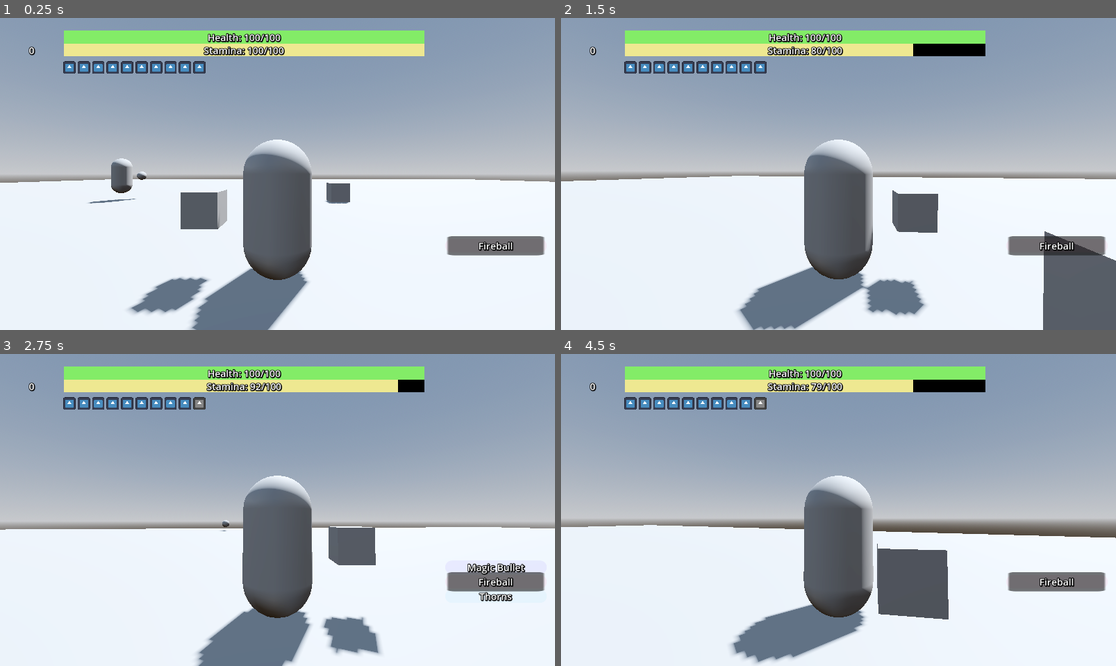
Above: before the commit, frames 1-4 (two rows, left to right).
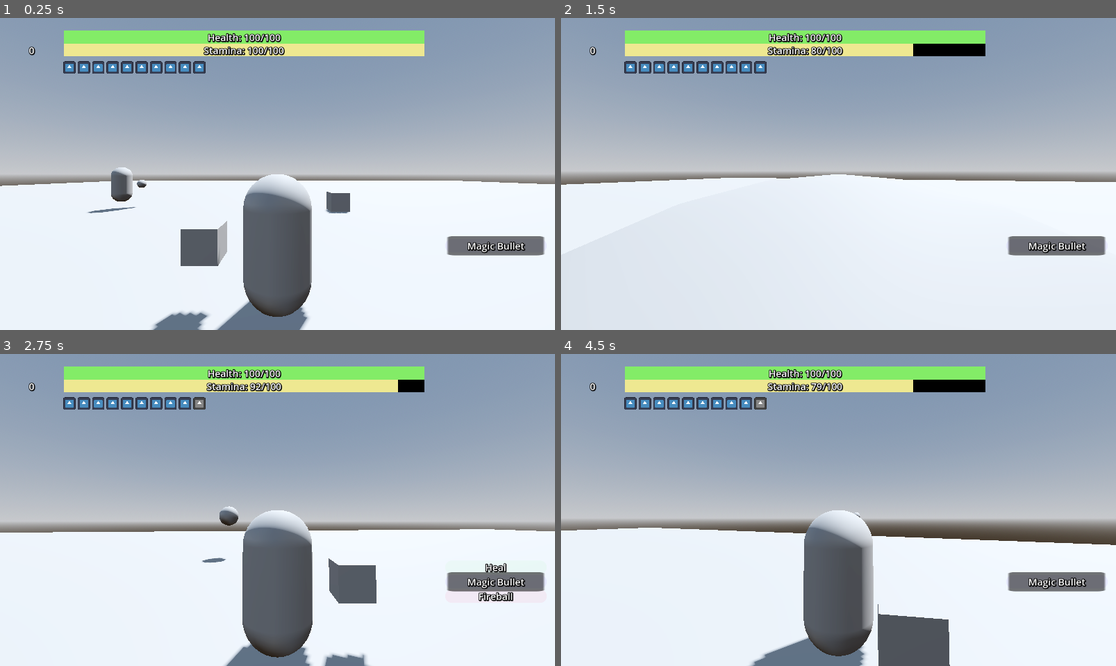
Above: after the commit, the same moments.

Repository: jalvarez2016/Crow-Shrine
Game: Godot game, scene res://World.tscn
The game is run twice, just before and just after one commit, with the same random seed, the same clock (stepped at 60 frames per second) and the same inputs. The project has no main scene, so this scene is started directly. The engine's default icon, where the game draws it, is replaced by a stand-in: a white triangle on a blue panel in a dark square.
Inputs (mouse positions are in pixels of both pictures, inside the frame that each line leads up to):
- Up to frame 1 (0.25 s): no input
- Up to frame 2 (1.5 s): tap Enter at 0.5 s; move the mouse to (866, 174) at 0.52 s; hold Tab (select) 0.53-1.28 s; hold W (forward) from 0.53 s (still down); tap Space (jump) at 0.77 s; move the mouse to (810, 174) at 1.27 s; tap Ctrl (dodge) at 1.35 s
- Up to frame 3 (2.75 s): keep holding W (forward); tap Space (jump) at 1.52 s; tap Tab (select) at 1.55 s; move the mouse to (288, 503) at 2.02 s; hold Tab (select) from 2.03 s (still down); tap V (magic) at 2.1 s
- Up to frame 4 (4.5 s): keep holding W (forward); move the mouse to (832, 516) at 2.77 s; release Tab (select) at 2.78 s; tap Tab (select) at 2.85, 3.8 s; tap Space (jump) at 3.02, 3.77 s; move the mouse to (877, 513) at 3.52 s; hold Shift (sprint) 3.53-4.28 s; move the mouse to (794, 506) at 4.27 s; click (794, 506) at 4.35 s

The runs differ from the first frame. In frame 1, 9.7% of the frame differs, in the area x 0-100%, y 38-100%; in frame 2, 14%; in frame 3, 9.7%; in frame 4, 12%.

Commit message:
fix aiming and remove 4th spell

Diff:
--- /dev/null
+++ b/Player/Aim.gd
@@ -0,0 +1,11 @@
+extends Node3D
+
+@export var mouse_sensetivity := 0.005
+
+func _unhandled_input(event: InputEvent):
+	if event is InputEventMouseMotion:
+		rotation.x -= event.relative.y * mouse_sensetivity
+		rotation.x = clamp(rotation.x, deg_to_rad(-90), deg_to_rad(50))
+
+		rotation.y -= event.relative.x * mouse_sensetivity
+		rotation.y = wrapf(rotation.y, -PI, PI)
--- a/Player/Managers/SpellManager.gd
+++ b/Player/Managers/SpellManager.gd
@@ -1,7 +1,7 @@
 extends Node
 class_name Spell_Manager
 
-var selected_spell : int = 2
+var selected_spell : int = 1
 var changing_spell : bool = false
 
 @export var spell_bullet_manager: Bullet_Manager
@@ -9,13 +9,12 @@
 @export var spell1 : Node2D
 @export var spell2 : Node2D
 @export var spell3 : Node2D
-@export var spell4 : Node2D
 
 @export var slot_position1: Marker2D
 @export var slot_position2: Marker2D
 @export var slot_position3: Marker2D
 
-@onready var spells:= [spell1, spell2, spell3, spell4]
+@onready var spells:= [spell1, spell2, spell3]
 
 
 func cast_spell():
--- a/Player/Player.tscn
+++ b/Player/Player.tscn
@@ -1,8 +1,9 @@
-[gd_scene load_steps=26 format=3 uid="uid://nat143ct32bk"]
+[gd_scene load_steps=27 format=3 uid="uid://nat143ct32bk"]
 
 [ext_resource type="Script" path="res://Player/PlayerManager.gd" id="1_80koi"]
 [ext_resource type="Script" path="res://Player/Camera.gd" id="2_8ebgi"]
 [ext_resource type="Script" path="res://Player/Weapons/BaseWeapon.gd" id="2_gkliq"]
+[ext_resource type="Script" path="res://Player/Aim.gd" id="2_ml8bj"]
 [ext_resource type="Script" path="res://Player/UI/PlayerUIManager.gd" id="3_65a8l"]
 [ext_resource type="PackedScene" uid="uid://dtwpcxa2aregb" path="res://Player/ProgressBars/Bar.tscn" id="4_7rtrq"]
 [ext_resource type="LabelSettings" uid="uid://t72nuuri0je5" path="res://Player/ProgressBars/BarText.tres" id="5_optwe"]
@@ -195,11 +196,15 @@
 "": SubResource("AnimationLibrary_a13af")
 }
 
-[node name="SpellSpawnPosition" type="Marker3D" parent="MeshInstance3D"]
-transform = Transform3D(1, 0, 0, 0, 1, 0, 0, 0, 1, 0, 0, 2.04587)
+[node name="Aim" type="Node3D" parent="."]
+transform = Transform3D(1, 0, 0, 0, 1, 0, 0, 0, 1, 0, 1, 0)
+script = ExtResource("2_ml8bj")
+
+[node name="SpellSpawnPosition" type="Marker3D" parent="Aim"]
+transform = Transform3D(1, 0, 0, 0, 1, 0, 0, 0, 1, 0, 0, -2)
 
 [node name="Head" type="Node3D" parent="."]
-transform = Transform3D(1, 0, 0, 0, 1, 0, 0, 0, 1, 0, 0.5, 0)
+transform = Transform3D(1, 0, 0, 0, 1, 0, 0, 0, 1, 0, 1, 0)
 
 [node name="SpringArm3D" type="SpringArm3D" parent="Head"]
 spring_length = 3.0
@@ -260,9 +265,10 @@
 need_name = "Stamina"
 metadata/_edit_use_anchors_ = true
 
-[node name="MagicSelector" parent="PlayerUI" node_paths=PackedStringArray("player", "spell_spawn_position") instance=ExtResource("9_0ednh")]
+[node name="MagicSelector" parent="PlayerUI" node_paths=PackedStringArray("player", "aim_spell", "spell_spawn_position") instance=ExtResource("9_0ednh")]
 player = NodePath("../..")
-spell_spawn_position = NodePath("../../MeshInstance3D/SpellSpawnPosition")
+aim_spell = NodePath("../../Aim")
+spell_spawn_position = NodePath("../../Aim/SpellSpawnPosition")
 
 [node name="Hitbox" type="Area3D" parent="." node_paths=PackedStringArray("player_manager") groups=["Player"]]
 script = ExtResource("8_vvhcg")
--- a/Player/UI/Magic Selector/MagicSelectorUI.gd
+++ b/Player/UI/Magic Selector/MagicSelectorUI.gd
@@ -2,6 +2,7 @@
 class_name Magic_Selector
 
 @export var player : Player
+@export var aim_spell : Node3D
 @export var spell_spawn_position : Marker3D
 @export var spell_manager : Spell_Manager
 
--- a/Player/UI/Magic Selector/MagicSelectorUI.tscn
+++ b/Player/UI/Magic Selector/MagicSelectorUI.tscn
@@ -94,14 +94,13 @@
 script = ExtResource("1_2yv1n")
 spell_manager = NodePath("SpellContainer")
 
-[node name="SpellContainer" type="Node2D" parent="." node_paths=PackedStringArray("spell_bullet_manager", "spell1", "spell2", "spell3", "spell4", "slot_position1", "slot_position2", "slot_position3")]
+[node name="SpellContainer" type="Node2D" parent="." node_paths=PackedStringArray("spell_bullet_manager", "spell1", "spell2", "spell3", "slot_position1", "slot_position2", "slot_position3")]
 position = Vector2(899, 473)
 script = ExtResource("2_1y5jd")
 spell_bullet_manager = NodePath("Spell_Bullets")
 spell1 = NodePath("Heal")
 spell2 = NodePath("Magic Missle")
 spell3 = NodePath("FireBall")
-spell4 = NodePath("Thorns")
 slot_position1 = NodePath("Slot_container/SlotPosition1")
 slot_position2 = NodePath("Slot_container/SlotPosition2")
 slot_position3 = NodePath("Slot_container/SlotPosition3")
--- a/Player/UI/Magic Selector/SpellTypes/3D_Spell_Effects/Fireball/FireBall_spawner.gd
+++ b/Player/UI/Magic Selector/SpellTypes/3D_Spell_Effects/Fireball/FireBall_spawner.gd
@@ -8,8 +8,6 @@
 	var root = get_tree().get_root().get_node("World")
 	var fireball_instance = fireball.instantiate()
 	fireball_instance.position = selector.spell_spawn_position.global_position
-	var player = selector.player
-	var mesh = player.get_node("MeshInstance3D")
-	fireball_instance.rotation.y = mesh.rotation.y
+	var camera = selector.camera
+	fireball_instance.rotation.y = camera.rotation.y
 	root.add_child(fireball_instance)
-	pass
